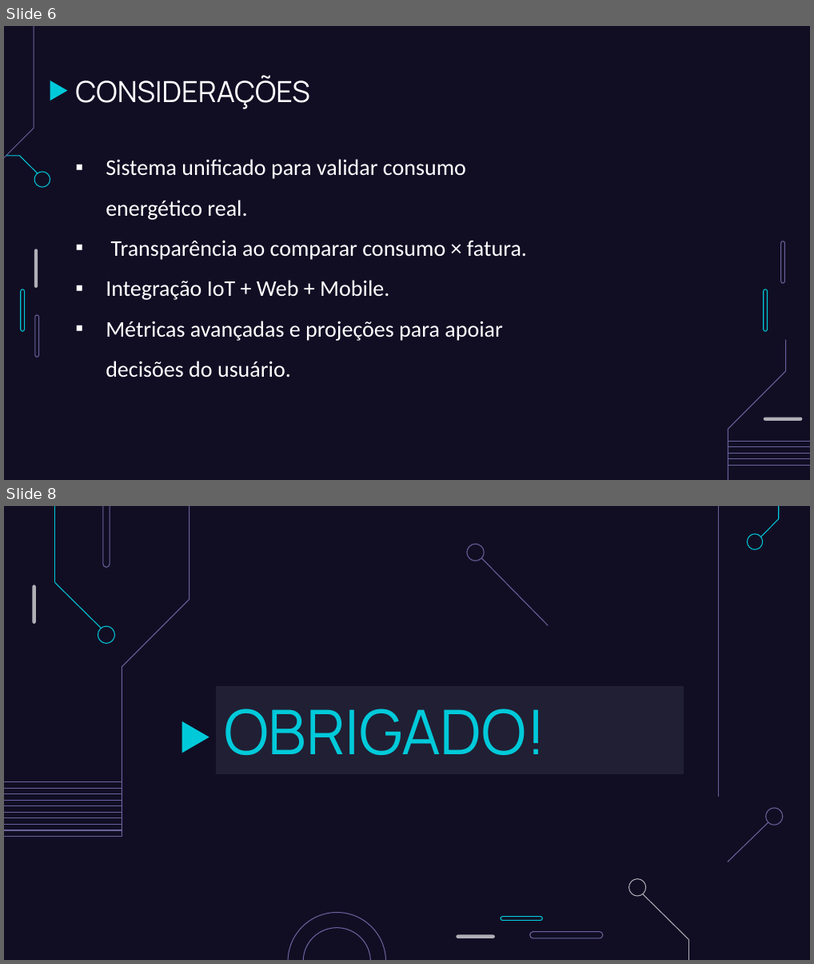
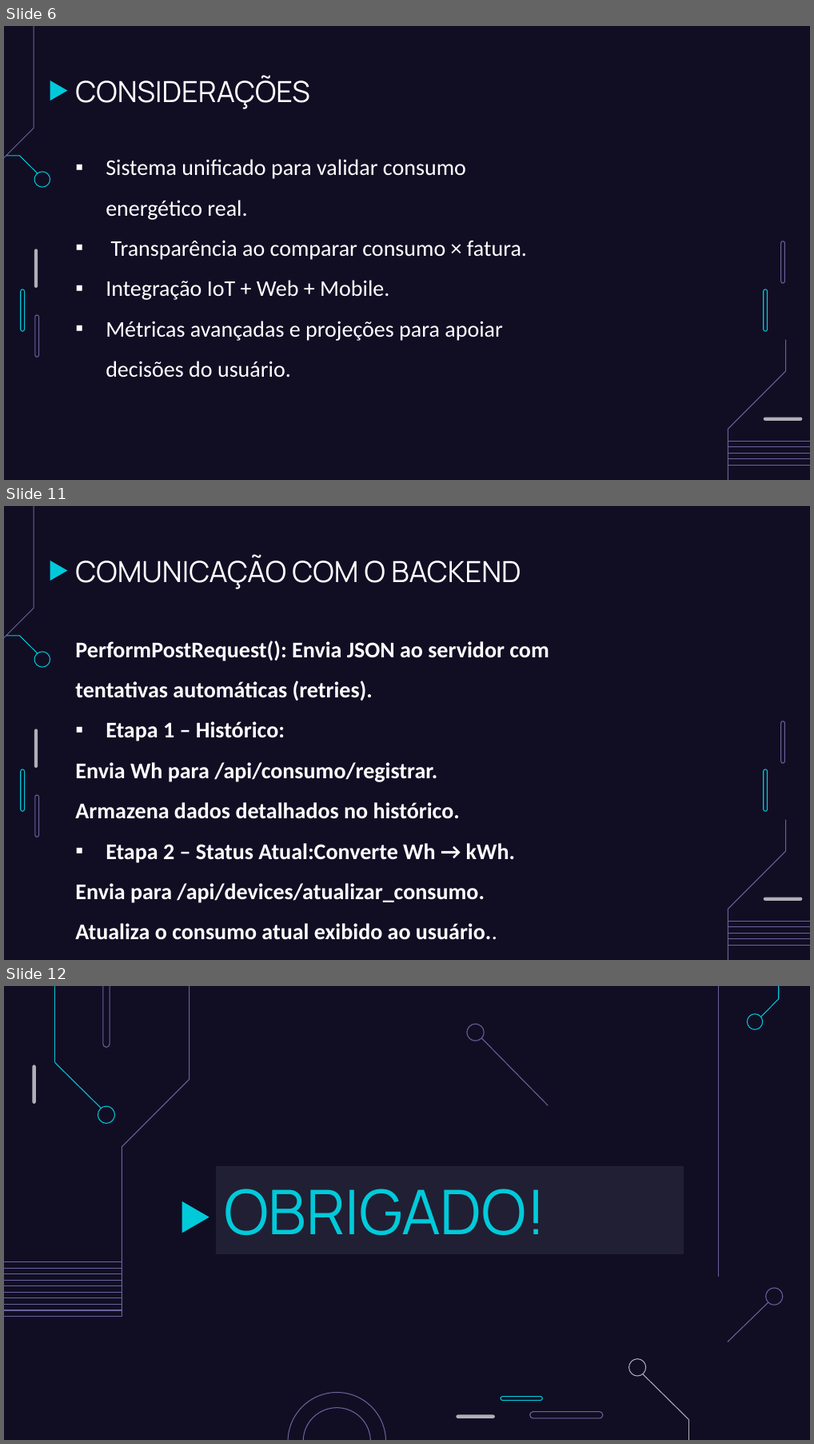
Before and after one commit to FatecFranca/DSM-G07-PI4-2025-2, a slide deck: monitor de energia eletrica.pptx. Shown one above the other, each under a label of ours: slides 6 and 8 before the commit, slides 6, 11 and 12 after it; the slides between them are not shown. The pictures are 814x964 and 814x1444 pixels, drawn with LibreOffice and Linux fonts; fonts in the diff are those of the drawing. Boxes give left, top, right and bottom in pixels: in the first picture for what was removed or moved away, otherwise in the second. Text is boxed around its words. In the diff, an @@ line names an element or a change of style, - is before the commit and + after.

Commit message:
Relatório
Atualizando relatório do projeto de monitoramento de energia

```diff
--- a/monitor de energia eletrica.pptx
+++ b/monitor de energia eletrica.pptx
@@ slide 11 added at (x1=4, y1=506, x2=810, y2=960), background #110E24; not listed: 16 template elements that a slide beside it also shows @@
@@ title added at (x1=75, y1=556, x2=521, y2=589), 26 pt, text #FFFFFF @@
+COMUNICAÇÃO COM O BACKEND
@@ subtitle added at (x1=75, y1=640, x2=549, y2=940), 20 pt, text #FFFFFF, bold @@
+PerformPostRequest(): Envia JSON ao servidor com tentativas automáticas (retries).
+▪ Etapa 1 – Histórico:
+Envia Wh para /api/consumo/registrar.
+Armazena dados detalhados no histórico.
+▪ Etapa 2 – Status Atual:Converte Wh → kWh.
+Envia para /api/devices/atualizar_consumo.
+Atualiza o consumo atual exibido ao usuário..
@@ what was slide 8 is now slide 12 @@
```
Also in this commit, not shown: 3 slides changed, 3 other slides added.
